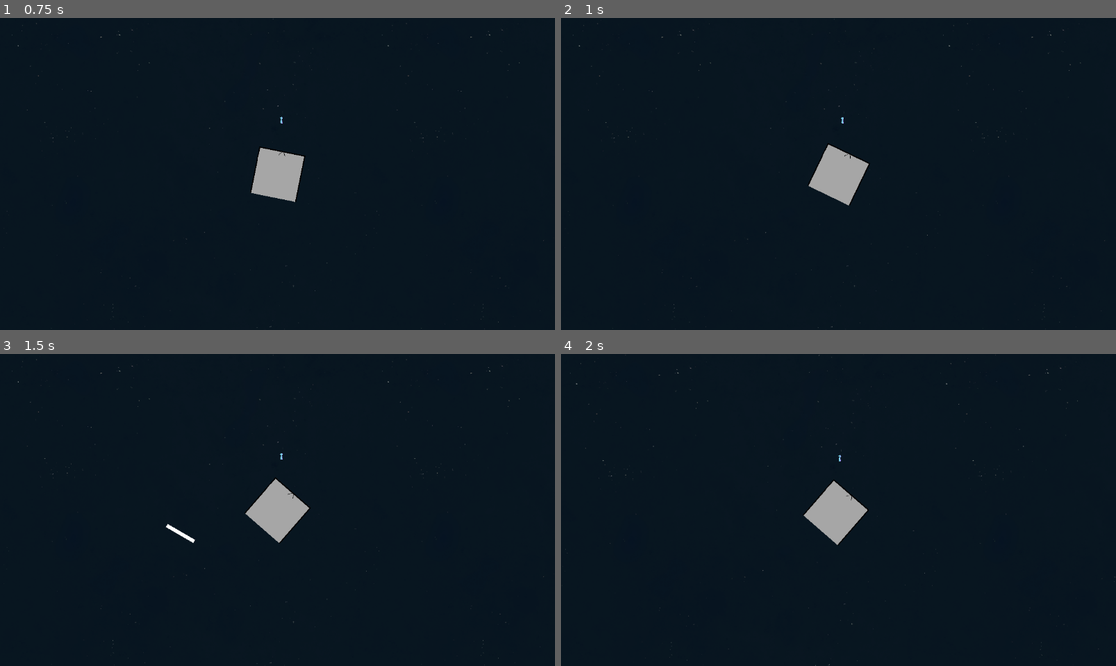
Above: before the commit, frames 1-4 (two rows, left to right).
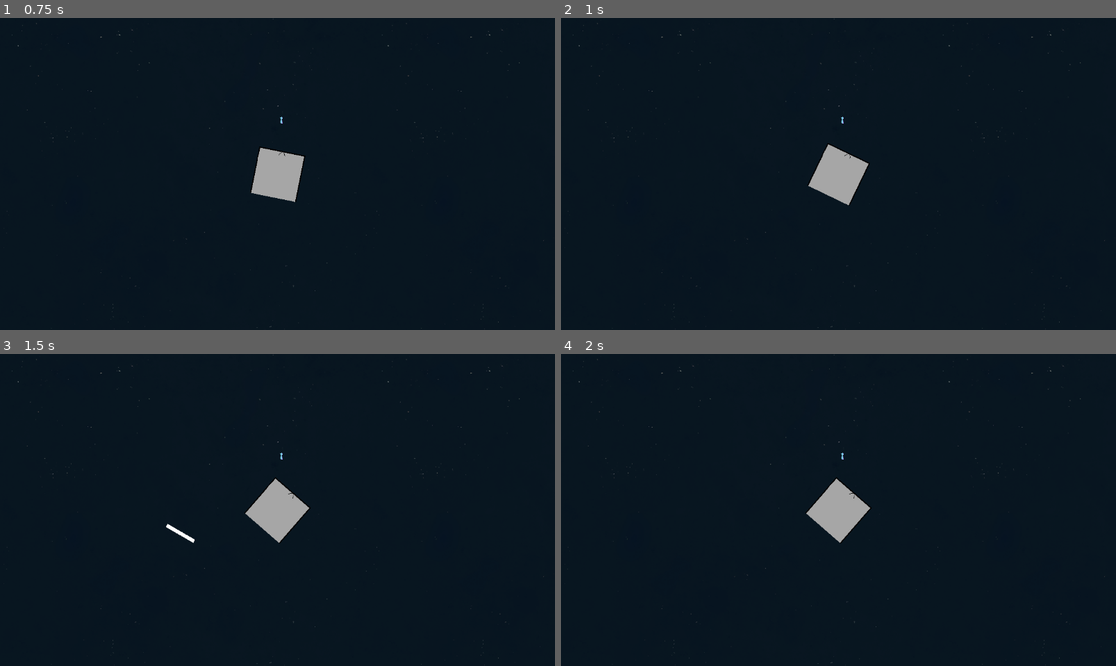
Above: after the commit, the same moments.

Repository: Dolphus2/NordicGameJam2026
Game: Godot game, scene res://scenes/game.tscn
Two runs of this game, one before a commit and one after it. Both use one fixed random seed, a clock stepped at 60 frames per second and the inputs below.
Inputs (mouse positions are in pixels of both pictures, inside the frame that each line leads up to):
- Up to frame 1 (0.75 s): tap Enter at 0.5 s; move the mouse to (399, 158) at 0.52 s; hold E (roll_right) from 0.53 s (still down); click (399, 158) at 0.67 s
- Up to frame 2 (1 s): keep holding E (roll_right)
- Up to frame 3 (1.5 s): release E (roll_right) at 1.25 s; drag from (166, 525) to (249, 572) at 1.27 s
- Up to frame 4 (2 s): no input

Frame 1 is identical in both runs. In frame 2, less than 0.1% of the frame differs, in the area x 3-92%, y 6-100%; in frame 3, less than 0.1%; in frame 4, 0.4%, in the area x 0-100%, y 0-100%.

Commit message:
added explosions

Diff:
--- a/scenes/game.tscn
+++ b/scenes/game.tscn
@@ -8,12 +8,12 @@
 [ext_resource type="PackedScene" uid="uid://dmktf342p1kkl" path="res://scenes/black_hole.tscn" id="5_u5sy4"]
 [ext_resource type="Texture2D" uid="uid://b6h4t5quexpt5" path="res://assets/arrow.png" id="8_0tnpc"]
 [ext_resource type="PackedScene" uid="uid://b21d4powvh5m" path="res://scenes/pause_screen.tscn" id="8_gee14"]
-[ext_resource type="Script" path="res://scripts/game_camera.gd" id="8_kvuet"]
+[ext_resource type="Script" uid="uid://c3twqfo5ifjtr" path="res://scripts/game_camera.gd" id="8_kvuet"]
 [ext_resource type="Script" uid="uid://cvydu0app6xv0" path="res://scripts/goal_locator.gd" id="9_vtaks"]
 [ext_resource type="PackedScene" uid="uid://beu5j00l33p4t" path="res://scenes/killzone.tscn" id="10_dinhu"]
 [ext_resource type="Texture2D" uid="uid://elw48gf5p2ad" path="res://assets/whitehole1.png" id="10_kvpfn"]
 [ext_resource type="Texture2D" uid="uid://bqyqs0kcdetyu" path="res://assets/whitehole2.png" id="11_dinhu"]
-[ext_resource type="Script" path="res://scripts/seperation_particles.gd" id="11_trtic"]
+[ext_resource type="PackedScene" uid="uid://darh2j7irx2ft" path="res://scenes/seperation_particles.tscn" id="11_trtic"]
 
 [sub_resource type="TileSetAtlasSource" id="TileSetAtlasSource_iywne"]
 texture = ExtResource("4_lbhrr")
@@ -23,13 +23,6 @@
 [sub_resource type="TileSet" id="TileSet_p57ef"]
 tile_size = Vector2i(1024, 1024)
 sources/1 = SubResource("TileSetAtlasSource_iywne")
-
-[sub_resource type="Curve" id="Curve_kvuet"]
-_data = [Vector2(0.026041657, 0.99245286), 0.0, 0.0, 0, 0, Vector2(1, 0), 0.0, 0.0, 0, 0]
-point_count = 2
-
-[sub_resource type="Gradient" id="Gradient_trtic"]
-colors = PackedColorArray(0.77756566, 0.21410984, 0.20716554, 1, 0.86120456, 0.71828234, 0.27918488, 1)
 
 [sub_resource type="CircleShape2D" id="CircleShape2D_kvuet"]
 radius = 652.33
@@ -87,22 +80,7 @@
 texture = ExtResource("8_0tnpc")
 script = ExtResource("9_vtaks")
 
-[node name="SeperationParticles" type="CPUParticles2D" parent="Player" unique_id=1412766334]
-emitting = false
-amount = 60
-lifetime = 1.5
-one_shot = true
-explosiveness = 1.0
-emission_shape = 3
-emission_rect_extents = Vector2(0, 50)
-gravity = Vector2(0, 0)
-initial_velocity_min = 50.0
-initial_velocity_max = 70.0
-scale_amount_min = 3.0
-scale_amount_max = 5.0
-scale_amount_curve = SubResource("Curve_kvuet")
-color_initial_ramp = SubResource("Gradient_trtic")
-script = ExtResource("11_trtic")
+[node name="SeperationParticles" parent="Player" unique_id=1995349642 instance=ExtResource("11_trtic")]
 
 [node name="black_hole2" parent="." unique_id=784983135 instance=ExtResource("5_u5sy4")]
 position = Vector2(-3173, 1029)
--- /dev/null
+++ b/scenes/seperation_particles.tscn
@@ -0,0 +1,27 @@
+[gd_scene format=3 uid="uid://darh2j7irx2ft"]
+
+[ext_resource type="Script" uid="uid://bxcyd38srffwu" path="res://scripts/seperation_particles.gd" id="1_w4jt3"]
+
+[sub_resource type="Curve" id="Curve_kvuet"]
+_data = [Vector2(0.026041657, 0.99245286), 0.0, 0.0, 0, 0, Vector2(1, 0), 0.0, 0.0, 0, 0]
+point_count = 2
+
+[sub_resource type="Gradient" id="Gradient_trtic"]
+colors = PackedColorArray(0.77756566, 0.21410984, 0.20716554, 1, 0.86120456, 0.71828234, 0.27918488, 1)
+
+[node name="SeperationParticles" type="CPUParticles2D" unique_id=1995349642]
+emitting = false
+amount = 60
+lifetime = 1.5
+one_shot = true
+explosiveness = 1.0
+emission_shape = 3
+emission_rect_extents = Vector2(0, 50)
+gravity = Vector2(0, 0)
+initial_velocity_min = 50.0
+initial_velocity_max = 70.0
+scale_amount_min = 3.0
+scale_amount_max = 5.0
+scale_amount_curve = SubResource("Curve_kvuet")
+color_initial_ramp = SubResource("Gradient_trtic")
+script = ExtResource("1_w4jt3")
--- a/scripts/player.gd
+++ b/scripts/player.gd
@@ -21,6 +21,17 @@
 # gravitational power, = 2 if real world
 const alpha = 1.6
 
+## This stuff should defintely not have been here, but too late!
+# IMSORRYIMSOORYIMSORRYIMSORRY
+#I NEED THIS VARIABLE FOR SEPERATION PARTICLES
+#AND I DO NOT FEEL LIKE RETURNING IT THROUGH 3 FUNCTIONS
+var inter
+const seperation_explosion_scene = preload("res://scenes/seperation_particles.tscn")
+var sep_exp_container := Node2D.new()
+
+func _ready() -> void:
+	# Make the seperation explosion container
+	add_child(sep_exp_container)
 
 func get_determinant(p1, p2) -> float:
 	return p1.x * p2.y - p2.x * p1.y
@@ -73,7 +84,7 @@
 	var poly2: PackedVector2Array
 	var flag = true
 
-	var inter = []
+	inter = []
 
 	var count = 0
 	for i in range(points.size()):
@@ -103,10 +114,6 @@
 	if inter.size() < 2:
 		return [points]
 	else:
-		# SORRYSORRYSORRYSORRY i don't want to get it properly ;-;
-		# RENDER SEPERATION PARTICLES HERE BECAAAUSE WHY NOT!!!!!
-		$SeperationParticles.explode(inter)
-
 		# print(poly1)
 		if get_area(poly1) > get_area(poly2):
 			return [poly1, poly2]
@@ -127,6 +134,11 @@
 		ms.append(m)
 		v1 -= v*m
 
+		if i != 0:
+			var sep_explosion = seperation_explosion_scene.instantiate()
+			sep_exp_container.add_child(sep_explosion)
+			sep_explosion.explode(inter, v)
+
 	v1 /= ms[0]
 	vs[0] = v1
 	#print("deltaV= v1 - V")
@@ -153,6 +165,9 @@
 		$CollisionPolygon2D/Polygon2D.polygon = polygons[0]
 		$CollisionPolygon2D/Polygon2D.set_uv(polygons[0])
 
+		# Screen shake
+		$Camera2D.start_shake()
+
 	assert(polygons.size() >=1)
 	return polygons
 
@@ -163,15 +178,10 @@
 	#for poly in polys:
 		# assert(poly != $CollisionPolygon2D.polygon) #ensure it is not the player
 
-
-
-	if polys:
+	#if polys:
 		## TODO: Spawn and render the part that flies off
 		#throw_mass(slice_start, slice_end, get_area(small_piece))
 		##var points = $CollisionPolygon2D.polygon
-
-		# Screen shake
-		$Camera2D.start_shake()
 
 
 #### GRAVITY STUFF START ####
--- a/scripts/seperation_particles.gd
+++ b/scripts/seperation_particles.gd
@@ -1,15 +1,16 @@
 extends CPUParticles2D
 
 
-func explode(inter) -> void:
-	var inter_vec_0 = Vector2(inter[0])
-	var inter_vec_1 = Vector2(inter[1])
-	var start_position = 0.5 * (inter_vec_0 + inter_vec_1)
+func explode(inter, small_velocity: Vector2) -> void:
+	var p1: Vector2 = inter[0]
+	var p2: Vector2 = inter[1]
+	var start_position = 0.5 * (p1 + p2)
 
-	var width = inter_vec_0.distance_to(inter_vec_1)
-	#var angle =
+	# Arbitrarily multiply width with 0.5 because yes.
+	var width = 0.5 * p1.distance_to(p2)
+	var angle = (small_velocity).angle()
 
-	#rotation = angle
+	rotation = angle
 	emission_rect_extents = Vector2(0, width)
 	position = start_position
 	emitting = true
